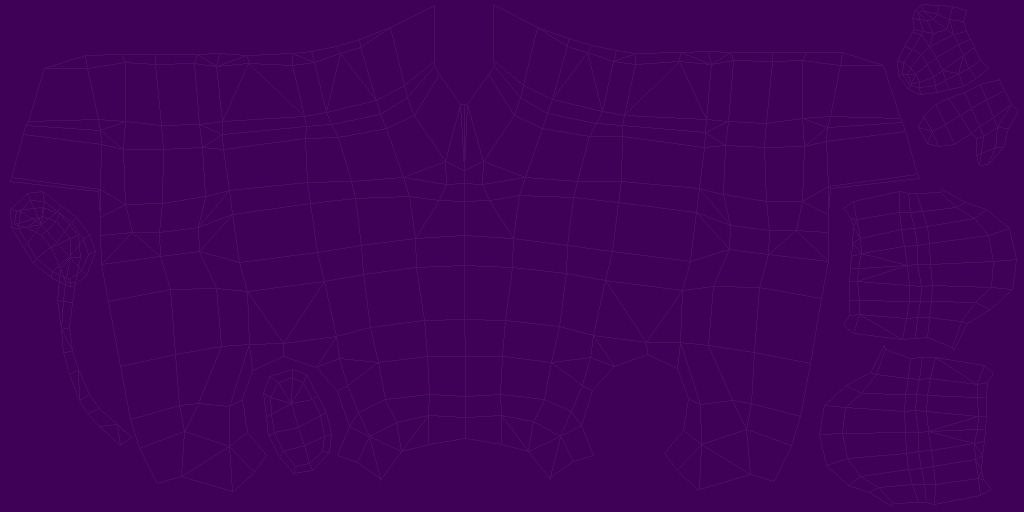
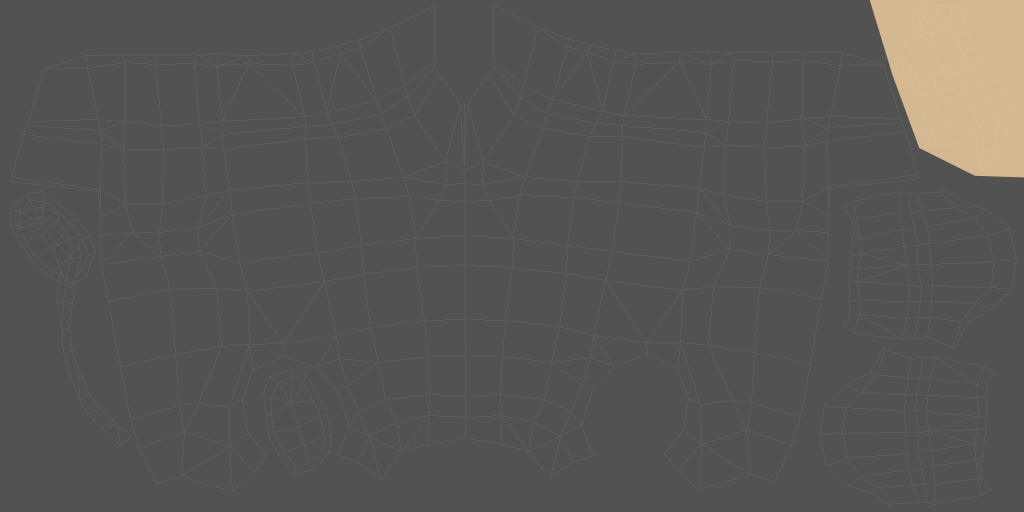
Layer changes from the first (1024, 512) image to the second:
added layer "Skin" above "HG" over [869, 0, 1024, 178]
painted on "HG" over [0, 0, 1024, 512]
